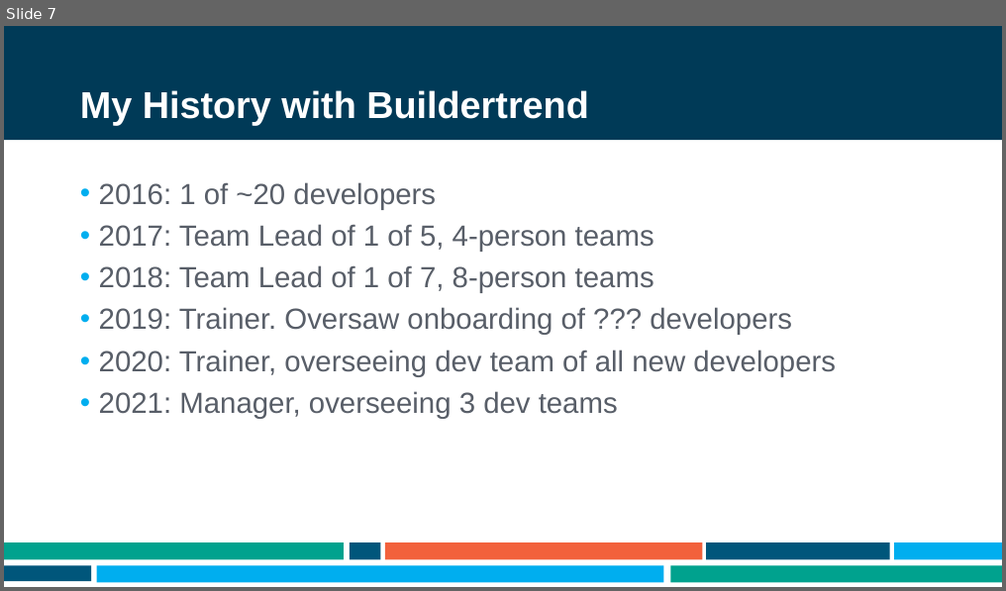
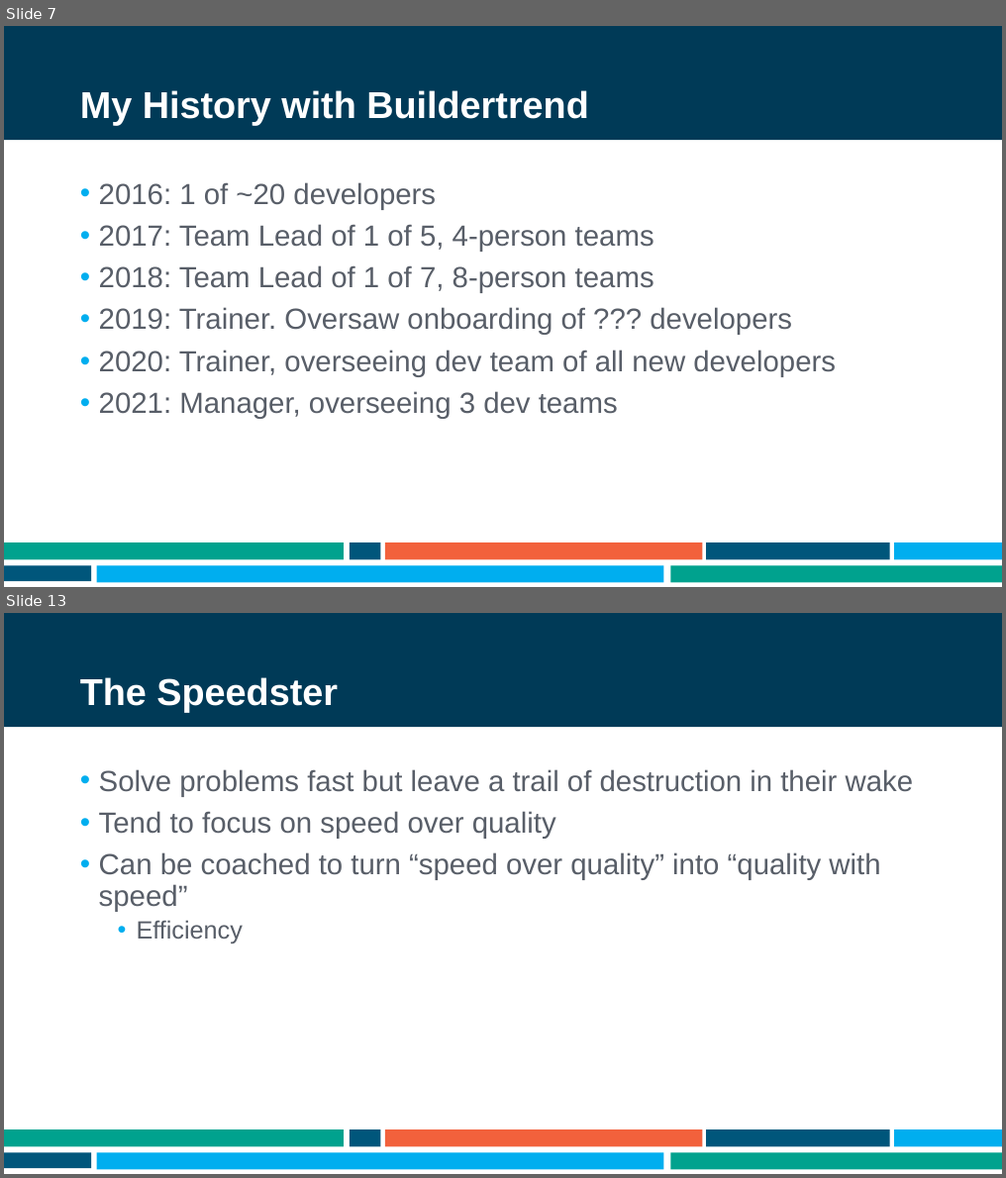
Before and after one commit to ademing/nebraska-code-2021, a slide deck: Presentation.pptx. Shown one above the other, each under a label of ours: slide 7 before the commit, slides 7 and 13 after it; the slides between them are not shown. The pictures are 1006x591 and 1006x1178 pixels, drawn with LibreOffice and Linux fonts; fonts in the diff are those of the drawing; background and template pictures are left out. Boxes give left, top, right and bottom in pixels: in the first picture for what was removed or moved away, otherwise in the second. Text is boxed around its words. In the diff, an @@ line names an element or a change of style, - is before the commit and + after.

```diff
--- a/Presentation.pptx
+++ b/Presentation.pptx
@@ slide 13 added at (x1=4, y1=613, x2=1002, y2=1174), background #FFFFFF; not listed: 9 template elements that a slide beside it also shows @@
@@ title added at (x1=80, y1=677, x2=338, y2=712), 36 pt, text #FFFFFF, bold @@
+The Speedster
@@ text added at (x1=99, y1=769, x2=914, y2=944), 28 pt, text #585E68 @@
+• Solve problems fast but leave a trail of destruction in their wake
+• Tend to focus on speed over quality
+• Can be coached to turn “speed over quality” into “quality with speed”
+  • Efficiency
```
Also in this commit, not shown: 1 slide changed, 8 other slides added, 1 slide removed.
